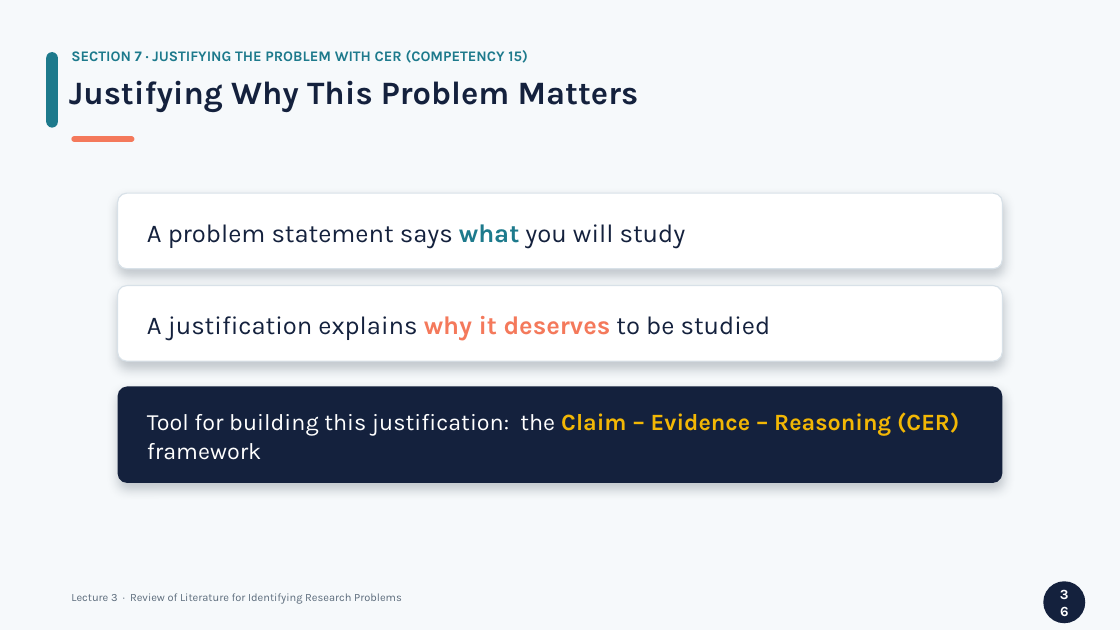
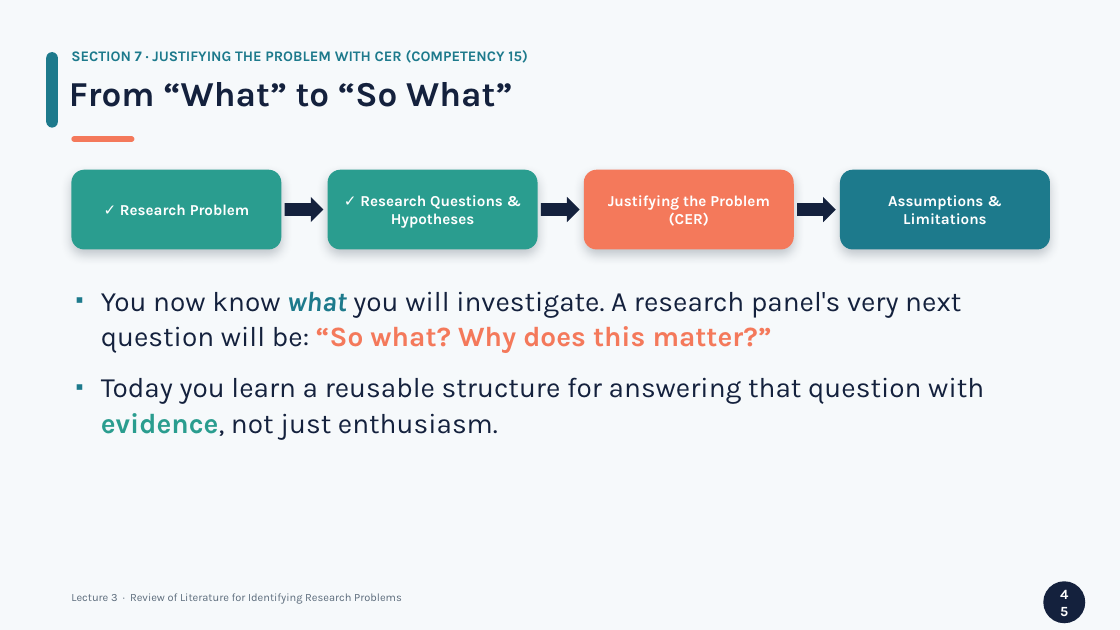
Before and after one commit to lestojas/physics, a slide deck: slide 45 of Lecture3-Review-of-Literature.pptx (slide 36 before the commit). Drawn at 1120x630 pixels with LibreOffice and Linux fonts; fonts in the diff are those of the drawing. Boxes give left, top, right and bottom in pixels: in the first picture for what was removed or moved away, otherwise in the second. Text is boxed around its words. In the diff, an @@ line names an element or a change of style, - is before the commit and + after.

```diff
--- a/Lecture3-Review-of-Literature.pptx
+++ b/Lecture3-Review-of-Literature.pptx
@@ text at <box>69,82,512,107</box>: text changed; size 28 to 30 pt @@
-Justifying Why This Problem Matters
+From “What” to “So What”
@@ rounded rectangle added at <box>71,170,281,250</box>, fill #2A9D8F, 13 pt, text #FFFFFF, bold @@
+✓ Research Problem
@@ rounded rectangle added at <box>328,170,538,250</box>, fill #2A9D8F, 13 pt, text #FFFFFF, bold @@
+✓ Research Questions & Hypotheses
@@ rounded rectangle added at <box>584,170,794,250</box>, fill #F4795B, 13 pt, text #FFFFFF, bold @@
+Justifying the Problem (CER)
@@ rounded rectangle added at <box>840,170,1050,250</box>, fill #1D7A8C, 13 pt, text #FFFFFF, bold @@
+Assumptions & Limitations
@@ rounded rectangle removed at <box>118,193,1002,269</box> @@
@@ right arrow added at <box>285,197,323,223</box>, fill #14213D @@
@@ right arrow added at <box>541,197,580,223</box>, fill #14213D @@
@@ right arrow added at <box>797,197,836,223</box>, fill #14213D @@
@@ text removed at <box>147,224,686,248</box> @@
-A problem statement says what you will study
@@ text added at <box>101,291,984,439</box>, 24 pt, text #14213D @@
+▪ You now know what you will investigate. A research panel's very next question will be: “So what? Why does this matter?”
+▪ Today you learn a reusable structure for answering that question with evidence, not just enthusiasm.
@@ rounded rectangle removed at <box>118,286,1002,361</box> @@
@@ text removed at <box>147,316,771,340</box> @@
-A justification explains why it deserves to be studied
@@ rounded rectangle removed at <box>118,386,1002,483</box> @@
@@ text removed at <box>147,412,959,460</box> @@
-Tool for building this justification: the Claim – Evidence – Reasoning (CER) framework
@@ text in ellipse at <box>1044,581,1086,623</box>: text changed @@
-36
+45
```
Also in this commit, not shown: 7 other slides changed, 28 slides added, 10 slides removed, 1 other file.
